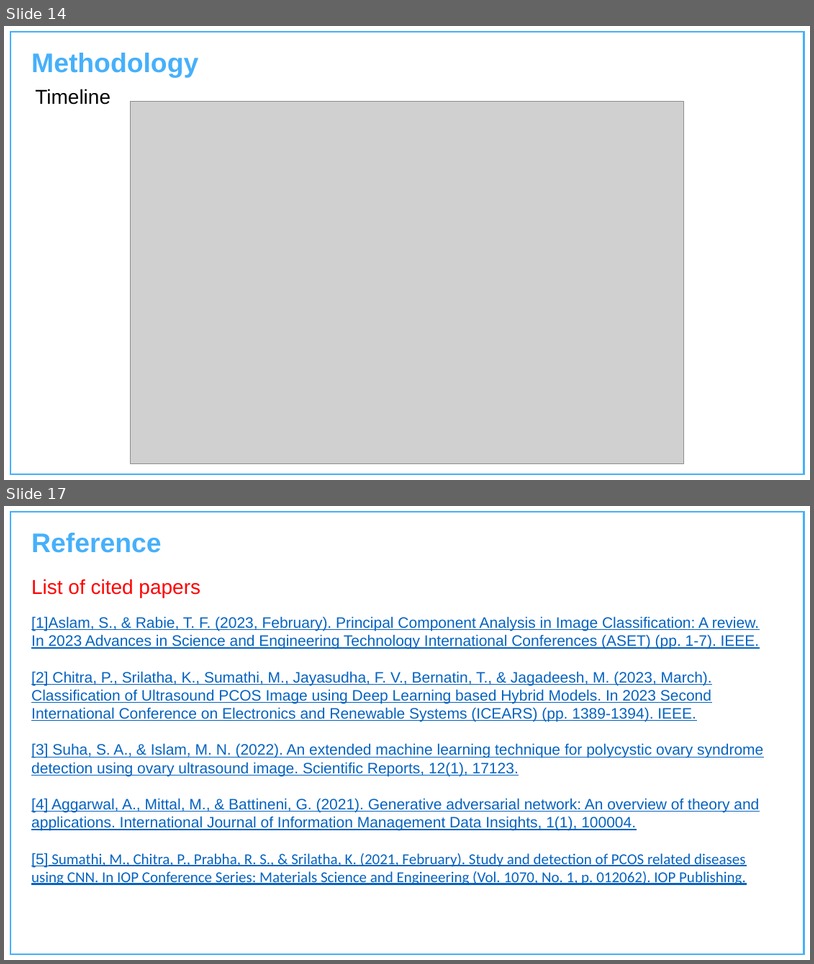
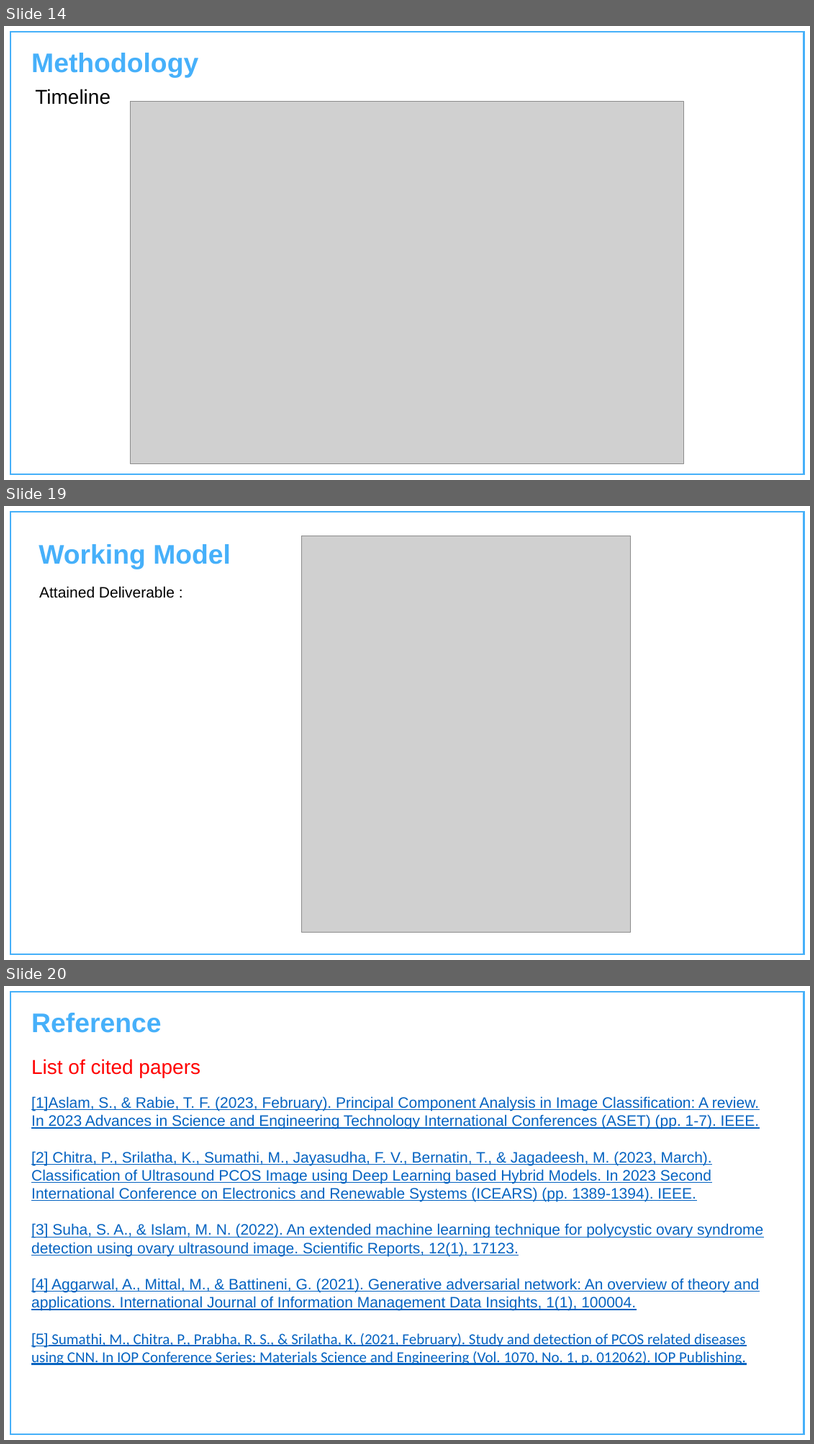
Before and after one commit to Charu-2718/PCause, a slide deck: Presentation.pptx. Shown one above the other, each under a label of ours: slides 14 and 17 before the commit, slides 14, 19 and 20 after it; the slides between them are not shown. The pictures are 814x964 and 814x1444 pixels, drawn with LibreOffice and Linux fonts; fonts in the diff are those of the drawing; grey boxes stand for pictures; background and template pictures are left out. Boxes give left, top, right and bottom in pixels: in the first picture for what was removed or moved away, otherwise in the second. Text is boxed around its words. In the diff, an @@ line names an element or a change of style, - is before the commit and + after.

```diff
--- a/Presentation.pptx
+++ b/Presentation.pptx
@@ slide 19 added at [4,506,810,960], background #FFFFFF; not listed: 1 template element that a slide beside it also shows @@
@@ text added at [39,544,231,569], 32 pt, text #46B0FA, bold @@
+Working Model
@@ picture added at [301,536,630,932] @@
@@ text added at [39,586,175,598], 18 pt, text #000000 @@
+Attained Deliverable :
@@ what was slide 17 is now slide 20 @@
```
Also in this commit, not shown: 3 slides changed, 2 other slides added, 1 other file.
